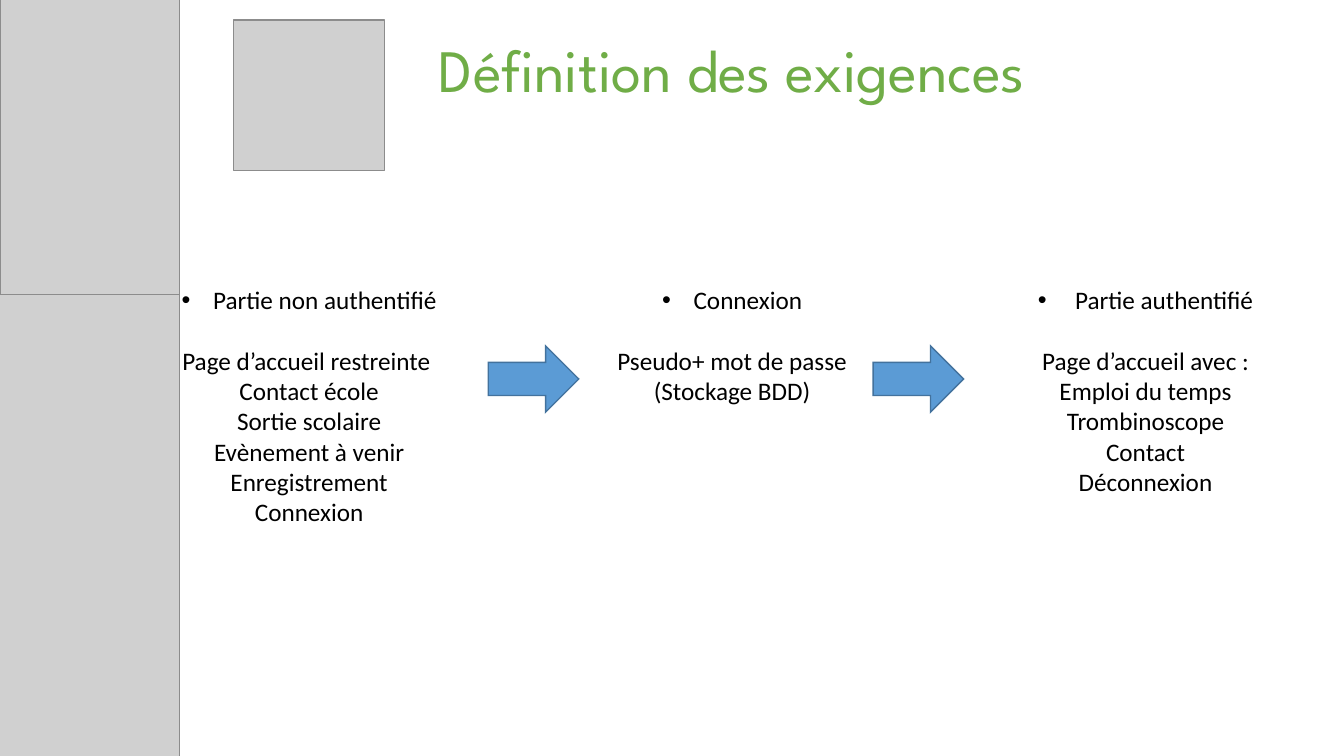
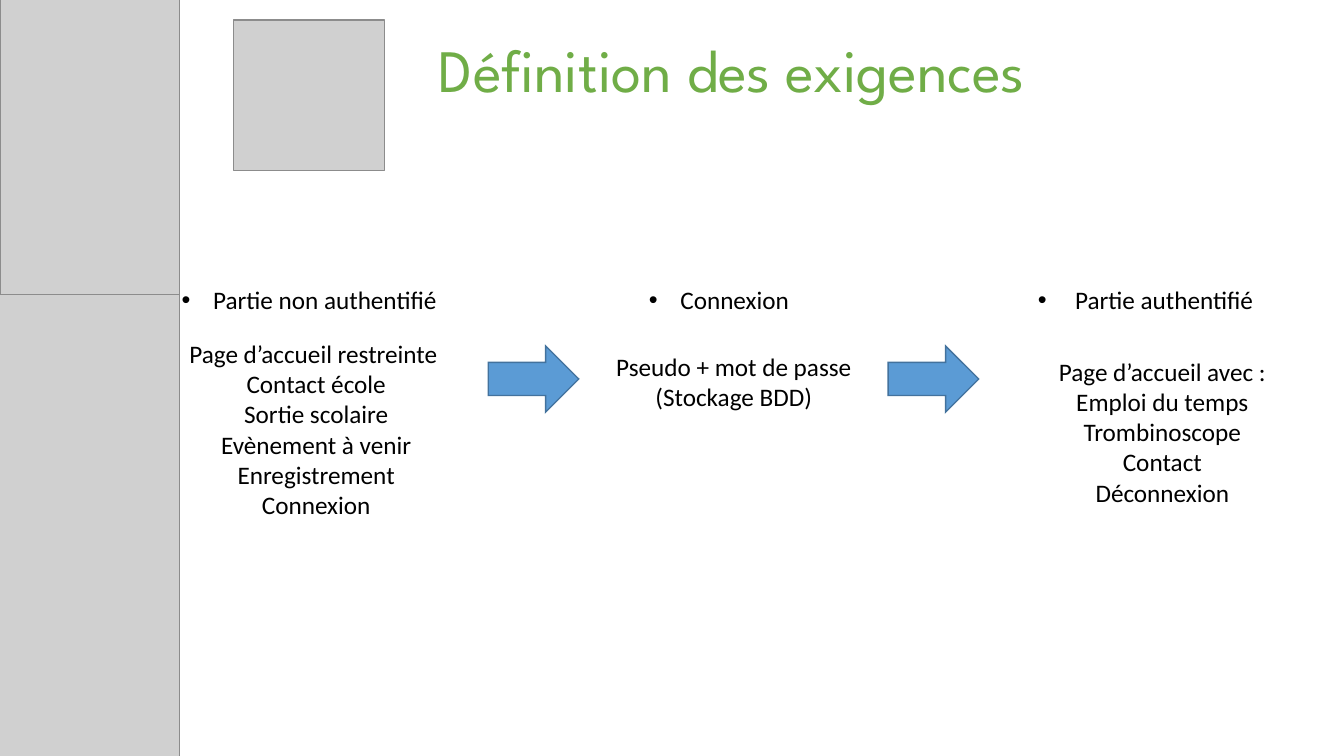
Before and after one commit to eehP/WeebProject, a slide deck: slide 6 of Présentation.pptx (slide 7 before the commit). Drawn at 1344x756 pixels with LibreOffice and Linux fonts; fonts in the diff are those of the drawing; grey boxes stand for pictures. Boxes give left, top, right and bottom in pixels: in the first picture for what was removed or moved away, otherwise in the second. Text is boxed around its words. In the diff, an @@ line names an element or a change of style, - is before the commit and + after.

```diff
--- a/Présentation.pptx
+++ b/Présentation.pptx
@@ text added at (x1=680, y1=291, x2=788, y2=309), 18 pt, text #000000 @@
+• Connexion
@@ text "Page d’accueil restreinte" moved from (x1=182, y1=291, x2=436, y2=521) to (x1=189, y1=345, x2=437, y2=514) @@
@@ text at (x1=616, y1=358, x2=852, y2=411): text changed @@
-• Connexion
-Pseudo+ mot de passe (Stockage BDD)
+Pseudo + mot de passe (Stockage BDD)
@@ right arrow moved from (x1=873, y1=346, x2=964, y2=412) to (x1=888, y1=346, x2=979, y2=412) @@
@@ text "Page d’accueil avec :" moved from (x1=1042, y1=291, x2=1253, y2=491) to (x1=1059, y1=363, x2=1253, y2=502) @@
```
Also in this commit, not shown: 3 other slides changed, 1 slide added, 1 slide removed.
